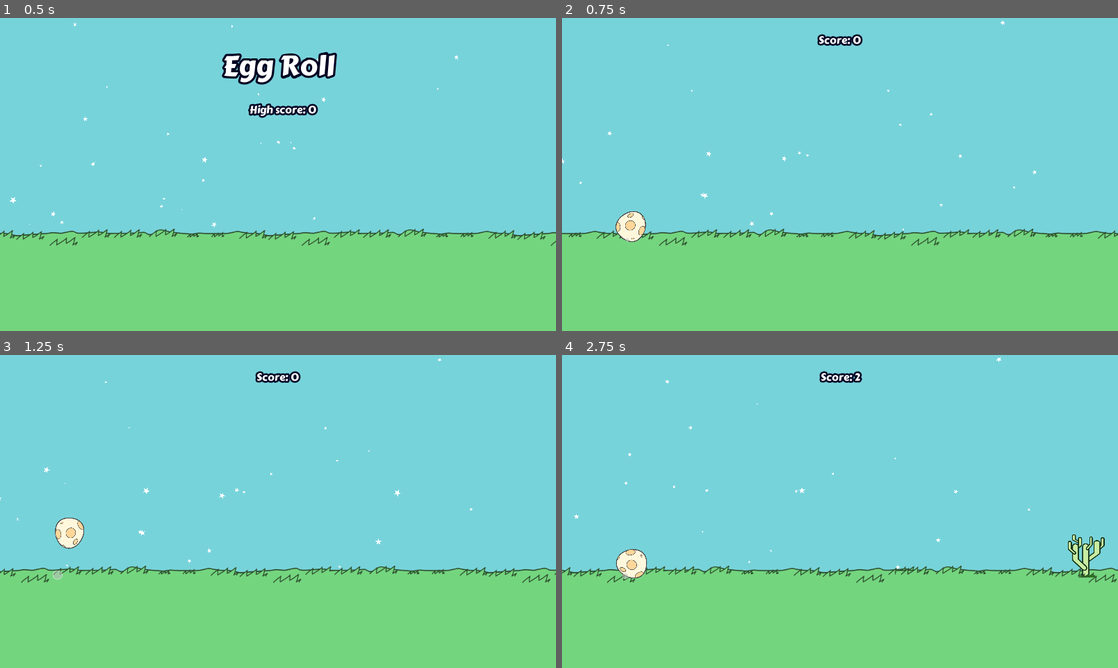
Above: before the commit, frames 1-4 (two rows, left to right).
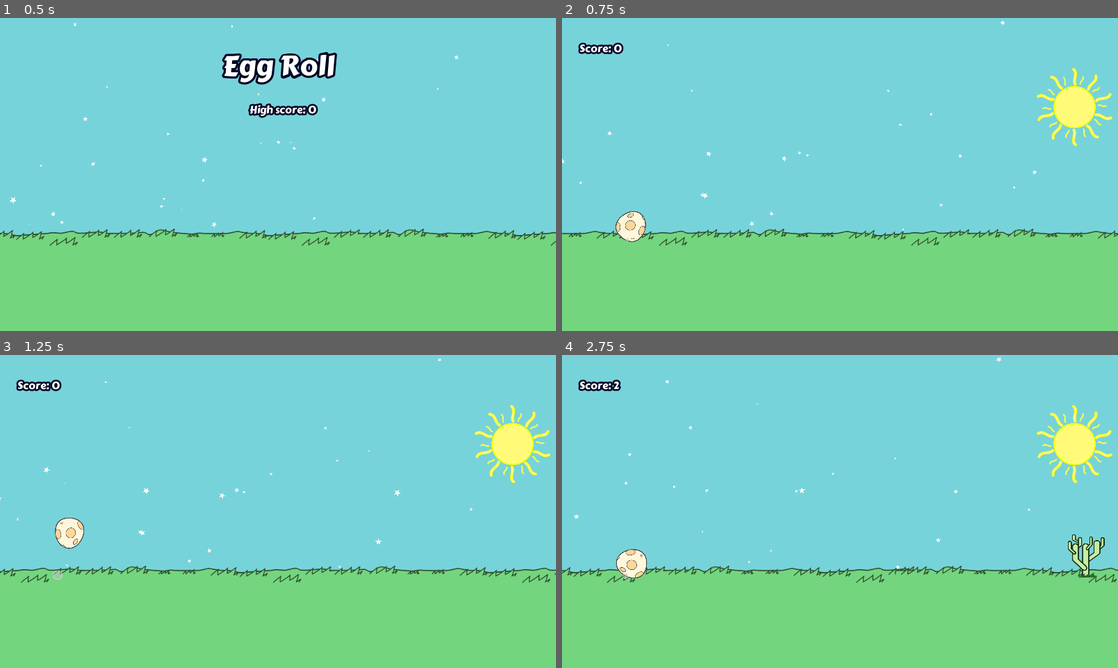
Above: after the commit, the same moments.

Repository: deutandev/Godot-Egg-Roll
Game: Godot game, scene res://src/UI/title.tscn
Same seed, same stepped clock (60 frames per second), same inputs: the game is played once before the commit and once after it.
Inputs:
- Up to frame 1 (0.5 s): no input
- Up to frame 2 (0.75 s): tap Space (jump) at 0.6 s
- Up to frame 3 (1.25 s): tap Space (jump) at 0.77, 1.07 s
- Up to frame 4 (2.75 s): tap Space (jump) at 1.35, 1.52, 1.82, 2.1 s

Frame 1 is identical in both runs. In frame 2, 1.8% of the frame differs, in the area x 2-99%, y 5-41%; in frame 3, 1.8%; in frame 4, 1.8%.

Commit message:
Import the Sun

Diff:
--- a/src/Main/Main.tscn
+++ b/src/Main/Main.tscn
@@ -1,10 +1,11 @@
-[gd_scene load_steps=7 format=2]
+[gd_scene load_steps=8 format=2]
 
 [ext_resource path="res://src/Player/Player.tscn" type="PackedScene" id=1]
 [ext_resource path="res://src/Main/Main.gd" type="Script" id=2]
 [ext_resource path="res://src/bg/Background.tscn" type="PackedScene" id=3]
 [ext_resource path="res://src/UI/ui_theme.tres" type="Theme" id=4]
 [ext_resource path="res://src/Main/UFOspawner.tscn" type="PackedScene" id=5]
+[ext_resource path="res://src/img/sun.png" type="Texture" id=6]
 
 [sub_resource type="RectangleShape2D" id=1]
 extents = Vector2( 57.145, 8.00006 )
@@ -39,12 +40,12 @@
 [node name="CanvasLayer" type="CanvasLayer" parent="Control"]
 
 [node name="ScoreLabel" type="Label" parent="Control/CanvasLayer"]
-anchor_right = 1.0
-margin_top = 32.0
-margin_bottom = 70.0
+margin_left = 40.0
+margin_top = 51.0
+margin_right = 481.0
+margin_bottom = 89.0
 theme = ExtResource( 4 )
 text = "Score: "
-align = 1
 __meta__ = {
 "_edit_use_anchors_": false
 }
@@ -55,5 +56,9 @@
 [node name="Background" parent="." instance=ExtResource( 3 )]
 
 [node name="UFOspawner" parent="." instance=ExtResource( 5 )]
+
+[node name="sun" type="Sprite" parent="."]
+position = Vector2( 1180, 205 )
+texture = ExtResource( 6 )
 [connection signal="timeout" from="ObstacleTimer" to="." method="_on_ObstacleTimer_timeout"]
 [connection signal="timeout" from="ScoreTimer" to="." method="_on_ScoreTimer_timeout"]
Not shown, changed: .mono/metadata/ide_messaging_meta.txt
Binary file added: src/img/sun.png
Not shown, added: src/img/sun.png.import
